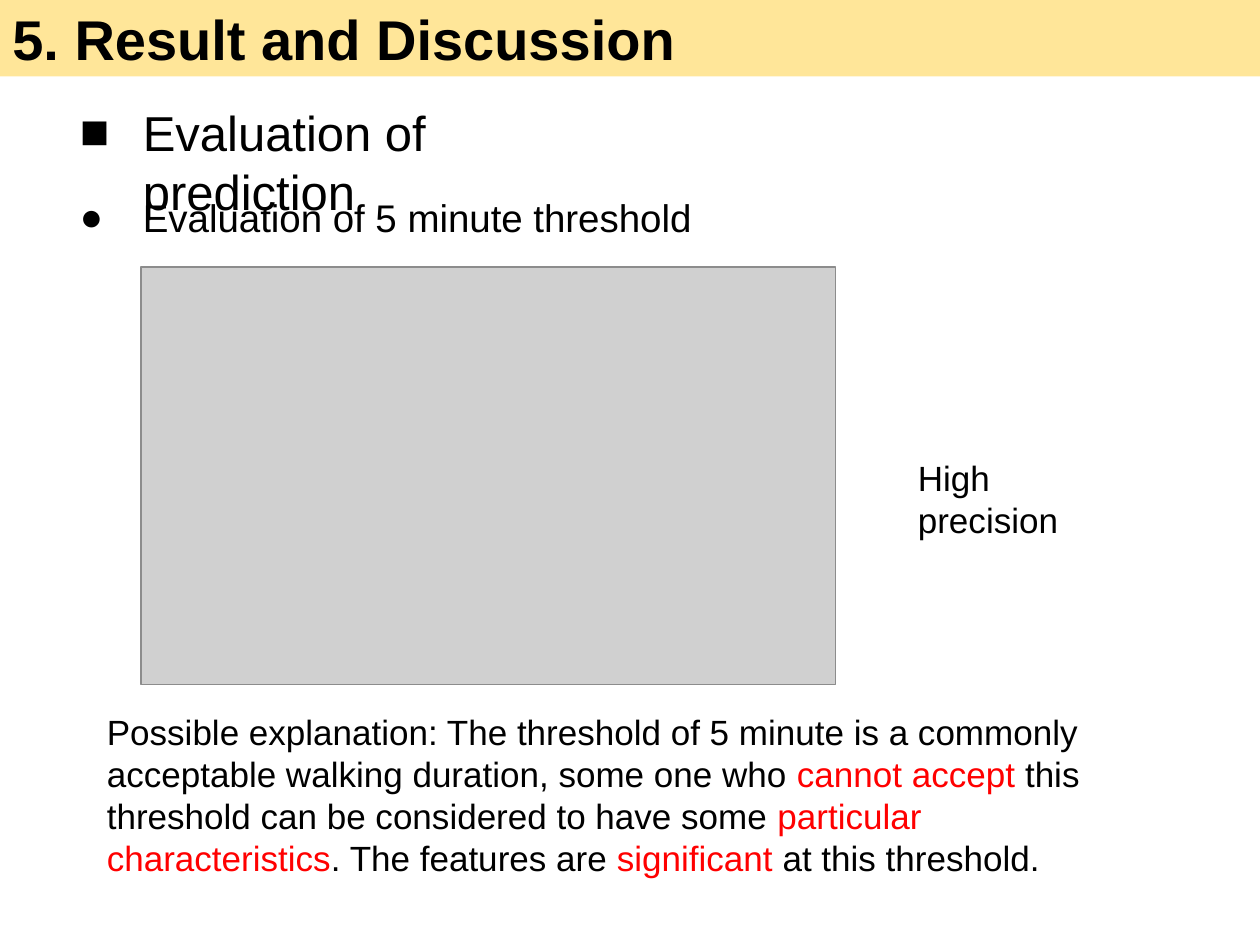
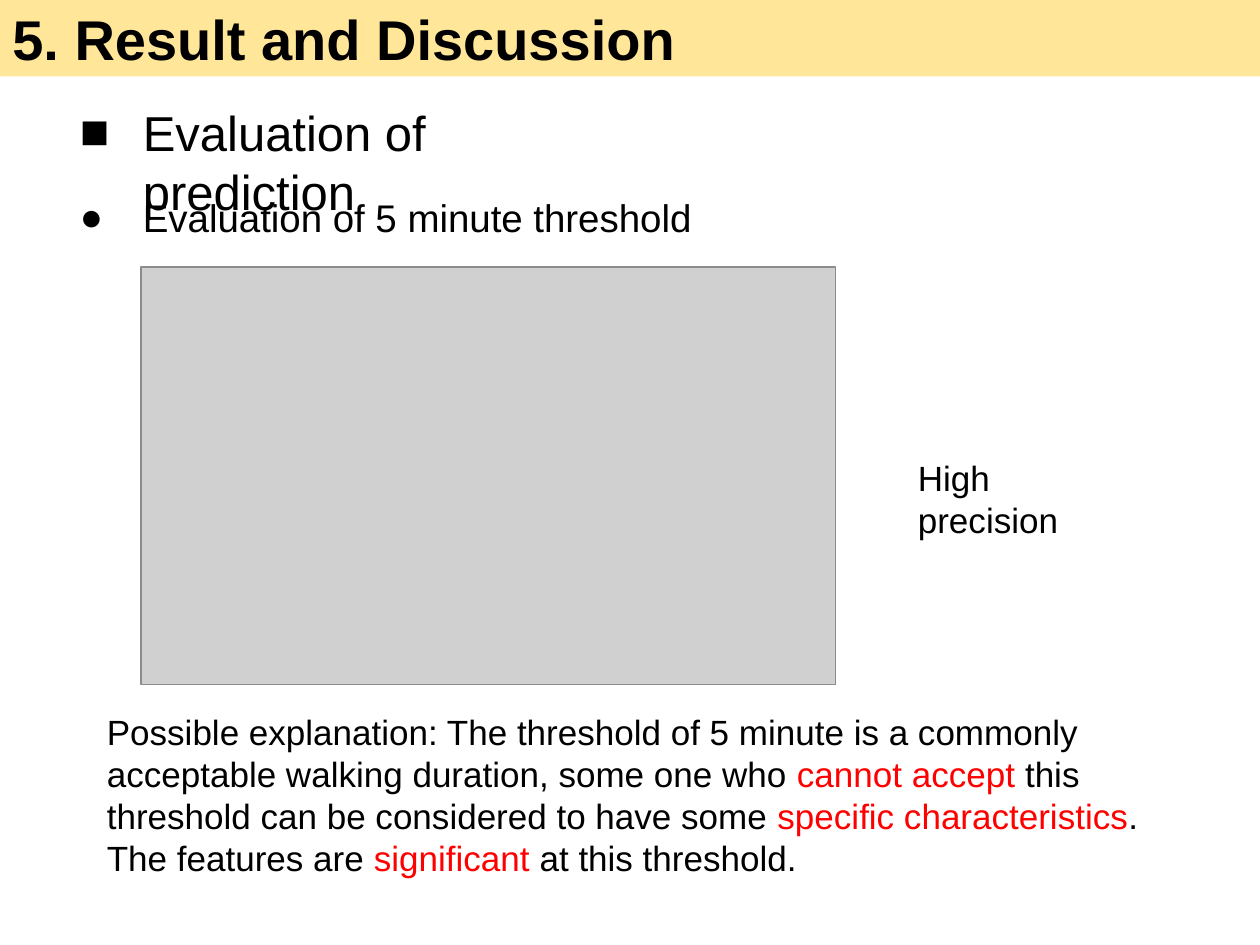
Before and after one commit to 7bder/Thesis, a slide deck: slide 69 of presentation/All in One.pptx (slide 68 before the commit). Drawn at 1260x945 pixels with LibreOffice and Linux fonts; fonts in the diff are those of the drawing; grey boxes stand for pictures. Boxes give left, top, right and bottom in pixels: in the first picture for what was removed or moved away, otherwise in the second. Text is boxed around its words. In the diff, an @@ line names an element or a change of style, - is before the commit and + after.

```diff
--- a/presentation/All in One.pptx
+++ b/presentation/All in One.pptx
@@ text at (107,719,1138,878): text changed @@
-Possible explanation: The threshold of 5 minute is a commonly acceptable walking duration, some one who cannot accept this threshold can be considered to have some particular characteristics. The features are significant at this threshold.
+Possible explanation: The threshold of 5 minute is a commonly acceptable walking duration, some one who cannot accept this threshold can be considered to have some specific characteristics. The features are significant at this threshold.
```
Also in this commit, not shown: 7 other slides changed, 42 other files.
